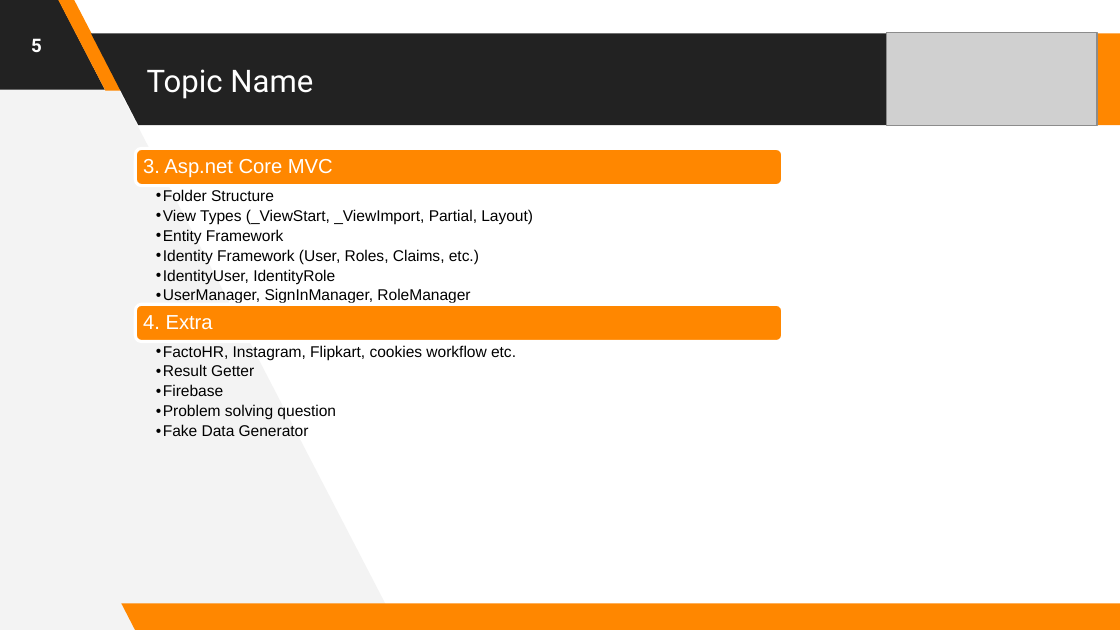
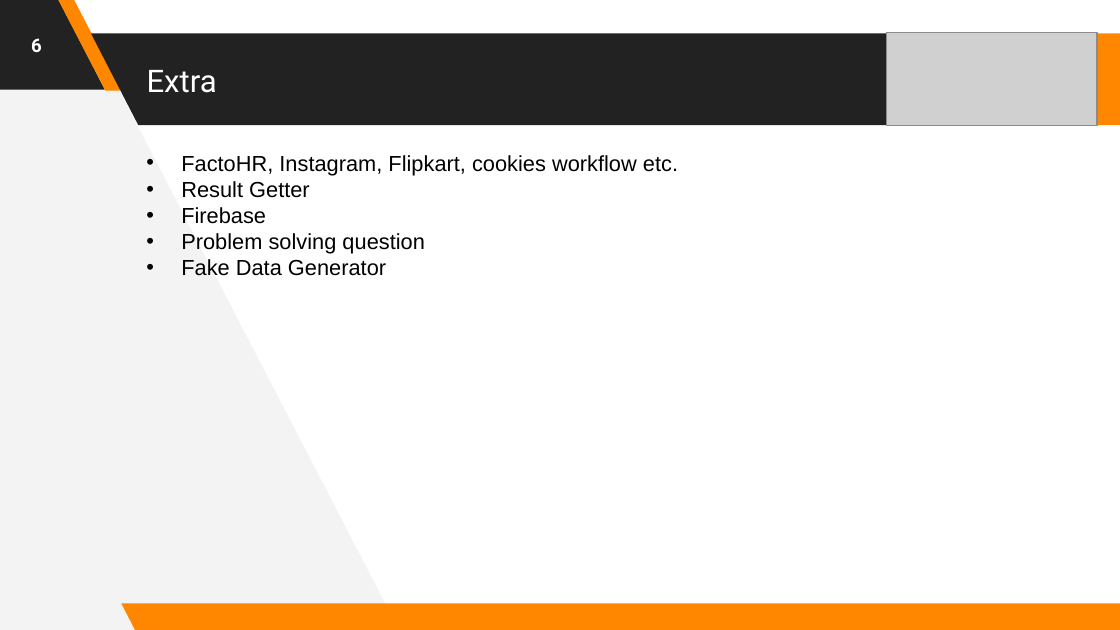
Before and after one commit to RKITSoftware/Deep-Patel, a slide deck: slide 6 of MOMM/February 2024.pptx (slide 5 before the commit). Drawn at 1120x630 pixels with LibreOffice and Linux fonts; fonts in the diff are those of the drawing; grey boxes stand for pictures. Boxes give left, top, right and bottom in pixels: in the first picture for what was removed or moved away, otherwise in the second. Text is boxed around its words. In the diff, an @@ line names an element or a change of style, - is before the commit and + after.

```diff
--- a/MOMM/February 2024.pptx
+++ b/MOMM/February 2024.pptx
@@ text at [31,38,42,52]: text changed @@
-5
+6
@@ title at [147,70,217,93]: text changed @@
-Topic Name
+Extra
@@ text "FactoHR, Instagram, Flipkart, cookies workflow ...": place and size @@
-text "FactoHR, Instagram, Flipkart, cookies workflow ..." at [163,345,516,436]
+text "FactoHR, Instagram, Flipkart, cookies workflow ..." at [181,155,678,276]
@@ text "FactoHR, Instagram, Flipkart, cookies workflow ..." at [181,155,678,276]: size 10 to 14 pt; list level 2 to 1 in "FactoHR, Instagram, Flipkart, cookies workflow ..."; line spacing 0.9 to 1; list level 2 to 1 in "Result Getter"; list level 2 to 1 in "Firebase"; list level 2 to 1 in "Problem solving question"; list level 2 to 1 in "Fake Data Generator" @@
@@ group removed at [136,148,783,342]: 3 texts, 2 rounded rectangles @@
-3. Asp.net Core MVC
-  • Folder Structure
-  • View Types (_ViewStart, _ViewImport, Partial, Layout)
-  • Entity Framework
-  • Identity Framework (User, Roles, Claims, etc.)
-  • IdentityUser, IdentityRole
-  • UserManager, SignInManager, RoleManager
-4. Extra
```
Also in this commit, not shown: 4 other slides changed, 1 slide added.
